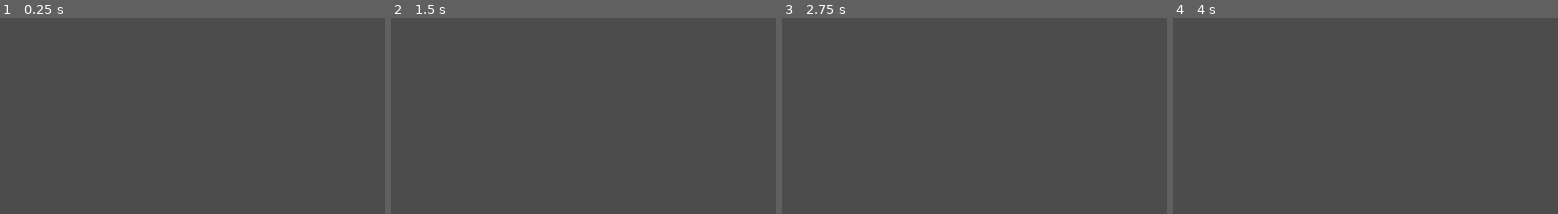
Above: before the commit, frames 1-4 (left to right).
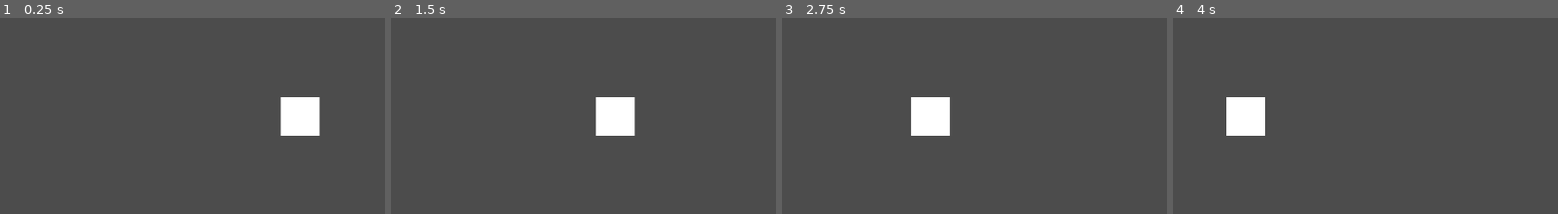
Above: after the commit, the same moments.

Repository: devmcclu/Pong2-Electric-Boogalo
Game: Godot game, scene res://Main.tscn
The game is run twice, just before and just after one commit, with the same random seed, the same clock (stepped at 60 frames per second) and the same inputs.
Inputs:
- Up to frame 1 (0.25 s): no input
- Up to frame 2 (1.5 s): no input
- Up to frame 3 (2.75 s): no input
- Up to frame 4 (4 s): no input
The pictures show only the part of the screen within x 9-59%, y 26-76%; the shares and areas given below are measured in that part.

The runs differ from the first frame. In frame 1, 2.0% of the frame differs, in the area x 72-84%, y 40-61%; in frame 2, 2.0%; in frame 3, 2.0%; in frame 4, 2.0%.

Commit message:
Create ball object and movement for it
Create ball direction on spawn, move it in a random y direction on impact with paddle, always moves opposite of paddle

Diff:
--- a/Main.tscn
+++ b/Main.tscn
@@ -1,18 +1,28 @@
-[gd_scene load_steps=4 format=2]
+[gd_scene load_steps=7 format=2]
 
 [ext_resource path="res://player.gd" type="Script" id=1]
 [ext_resource path="res://graphics/player_1_graphic.png" type="Texture" id=2]
+[ext_resource path="res://ball.gd" type="Script" id=3]
+[ext_resource path="res://ball.png" type="Texture" id=4]
 
 [sub_resource type="RectangleShape2D" id=1]
 
 custom_solver_bias = 0.0
 extents = Vector2( 12.5621, 118.831 )
 
+[sub_resource type="RectangleShape2D" id=2]
+
+custom_solver_bias = 0.0
+extents = Vector2( 32.2289, 31.8867 )
+
 [node name="Main" type="Node" index="0"]
 
-[node name="player_1" type="Area2D" parent="." index="0"]
+[node name="Players" type="Node2D" parent="." index="0"]
+
+[node name="player_1" type="Area2D" parent="Players" index="0"]
 
 position = Vector2( 30, 200 )
+scale = Vector2( 1, 1 )
 input_pickable = true
 gravity_vec = Vector2( 0, 1 )
 gravity = 98.0
@@ -26,21 +36,23 @@
 "_edit_group_": true
 }
 speed = 100
+ball_dir = 1
 
-[node name="player_1_graphic" type="Sprite" parent="player_1" index="0"]
+[node name="player_1_graphic" type="Sprite" parent="Players/player_1" index="0"]
 
 scale = Vector2( 0.390517, 3.71515 )
 texture = ExtResource( 2 )
 _sections_unfolded = [ "Transform" ]
 
-[node name="CollisionShape2D" type="CollisionShape2D" parent="player_1" index="1"]
+[node name="CollisionShape2D" type="CollisionShape2D" parent="Players/player_1" index="1"]
 
 shape = SubResource( 1 )
 _sections_unfolded = [ "Transform" ]
 
-[node name="player_2" type="Area2D" parent="." index="1"]
+[node name="player_2" type="Area2D" parent="Players" index="1"]
 
 position = Vector2( 1250, 200 )
+scale = Vector2( 1, 1 )
 input_pickable = true
 gravity_vec = Vector2( 0, 1 )
 gravity = 98.0
@@ -54,21 +66,23 @@
 "_edit_group_": true
 }
 speed = 100
+ball_dir = 1
 
-[node name="player_2_graphic" type="Sprite" parent="player_2" index="0"]
+[node name="player_2_graphic" type="Sprite" parent="Players/player_2" index="0"]
 
 scale = Vector2( 0.390517, 3.71515 )
 texture = ExtResource( 2 )
 _sections_unfolded = [ "Transform" ]
 
-[node name="CollisionShape2D" type="CollisionShape2D" parent="player_2" index="1"]
+[node name="CollisionShape2D" type="CollisionShape2D" parent="Players/player_2" index="1"]
 
 shape = SubResource( 1 )
 _sections_unfolded = [ "Transform" ]
 
-[node name="player_3" type="Area2D" parent="." index="2"]
+[node name="player_3" type="Area2D" parent="Players" index="2"]
 
 position = Vector2( 30, 600 )
+scale = Vector2( 1, 1 )
 input_pickable = true
 gravity_vec = Vector2( 0, 1 )
 gravity = 98.0
@@ -82,21 +96,23 @@
 "_edit_group_": true
 }
 speed = 100
+ball_dir = 1
 
-[node name="player_3_graphic" type="Sprite" parent="player_3" index="0"]
+[node name="player_3_graphic" type="Sprite" parent="Players/player_3" index="0"]
 
 scale = Vector2( 0.390517, 3.71515 )
 texture = ExtResource( 2 )
 _sections_unfolded = [ "Transform" ]
 
-[node name="CollisionShape2D" type="CollisionShape2D" parent="player_3" index="1"]
+[node name="CollisionShape2D" type="CollisionShape2D" parent="Players/player_3" index="1"]
 
 shape = SubResource( 1 )
 _sections_unfolded = [ "Transform" ]
 
-[node name="player_4" type="Area2D" parent="." index="3"]
+[node name="player_4" type="Area2D" parent="Players" index="3"]
 
 position = Vector2( 1250, 600 )
+scale = Vector2( 1, 1 )
 input_pickable = true
 gravity_vec = Vector2( 0, 1 )
 gravity = 98.0
@@ -110,14 +126,50 @@
 "_edit_group_": true
 }
 speed = 100
+ball_dir = 1
 
-[node name="player_3_graphic" type="Sprite" parent="player_4" index="0"]
+[node name="player_3_graphic" type="Sprite" parent="Players/player_4" index="0"]
 
 scale = Vector2( 0.390517, 3.71515 )
 texture = ExtResource( 2 )
 _sections_unfolded = [ "Transform" ]
 
-[node name="CollisionShape2D" type="CollisionShape2D" parent="player_4" index="1"]
+[node name="CollisionShape2D" type="CollisionShape2D" parent="Players/player_4" index="1"]
 
 shape = SubResource( 1 )
 _sections_unfolded = [ "Transform" ]
+
+[node name="ball" type="Area2D" parent="." index="1"]
+
+editor/display_folded = true
+position = Vector2( 637.253, 403.395 )
+input_pickable = true
+gravity_vec = Vector2( 0, 1 )
+gravity = 98.0
+linear_damp = 0.1
+angular_damp = 1.0
+audio_bus_override = false
+audio_bus_name = "Master"
+script = ExtResource( 3 )
+__meta__ = {
+"_edit_group_": true
+}
+speed = 100
+
+[node name="ball" type="Sprite" parent="ball" index="0"]
+
+scale = Vector2( 1, 1 )
+texture = ExtResource( 4 )
+_sections_unfolded = [ "Transform" ]
+
+[node name="CollisionShape2D" type="CollisionShape2D" parent="ball" index="1"]
+
+shape = SubResource( 2 )
+
+[connection signal="area_entered" from="Players/player_1" to="Players/player_1" method="_on_area_entered"]
+
+[connection signal="area_entered" from="Players/player_2" to="Players/player_2" method="_on_area_entered"]
+
+[connection signal="area_entered" from="Players/player_3" to="Players/player_3" method="_on_area_entered"]
+
+[connection signal="area_entered" from="Players/player_4" to="Players/player_4" method="_on_area_entered"]
--- /dev/null
+++ b/ball.gd
@@ -0,0 +1,22 @@
+extends Area2D
+
+# class member variables go here, for example:
+# var a = 2
+# var b = "textvar"
+
+#Speed of ball
+export var speed = 100
+#initial ball movement
+var direction = Vector2(-1, 0)
+
+func _ready():
+	# Called when the node is added to the scene for the first time.
+	# Initialization here
+	position = self.position
+	pass
+
+func _process(delta):
+	# Called every frame. Delta is time since last frame.
+	# Update game logic here.
+	position += direction * speed * delta
+	pass
--- a/player.gd
+++ b/player.gd
@@ -9,6 +9,9 @@
 
 #Speed at which the player paddle moves
 export var speed = 1
+
+#Direction in which ball moves
+export var ball_dir = 1
 
 func _ready():
 	# Called when the node is added to the scene for the first time.
@@ -24,3 +27,10 @@
 	if Input.is_action_pressed(which+"_down"):
 		self.position.y += speed *delta
 	pass
+
+func _on_area_entered(area):
+	if area.get_name() == "ball":
+		# assign new direction
+		area.direction = Vector2(ball_dir, randf() * 2 - 1).normalized()
+
+	pass # replace with function body
Binary file added: ball.png
Not shown, added: ball.png.import
